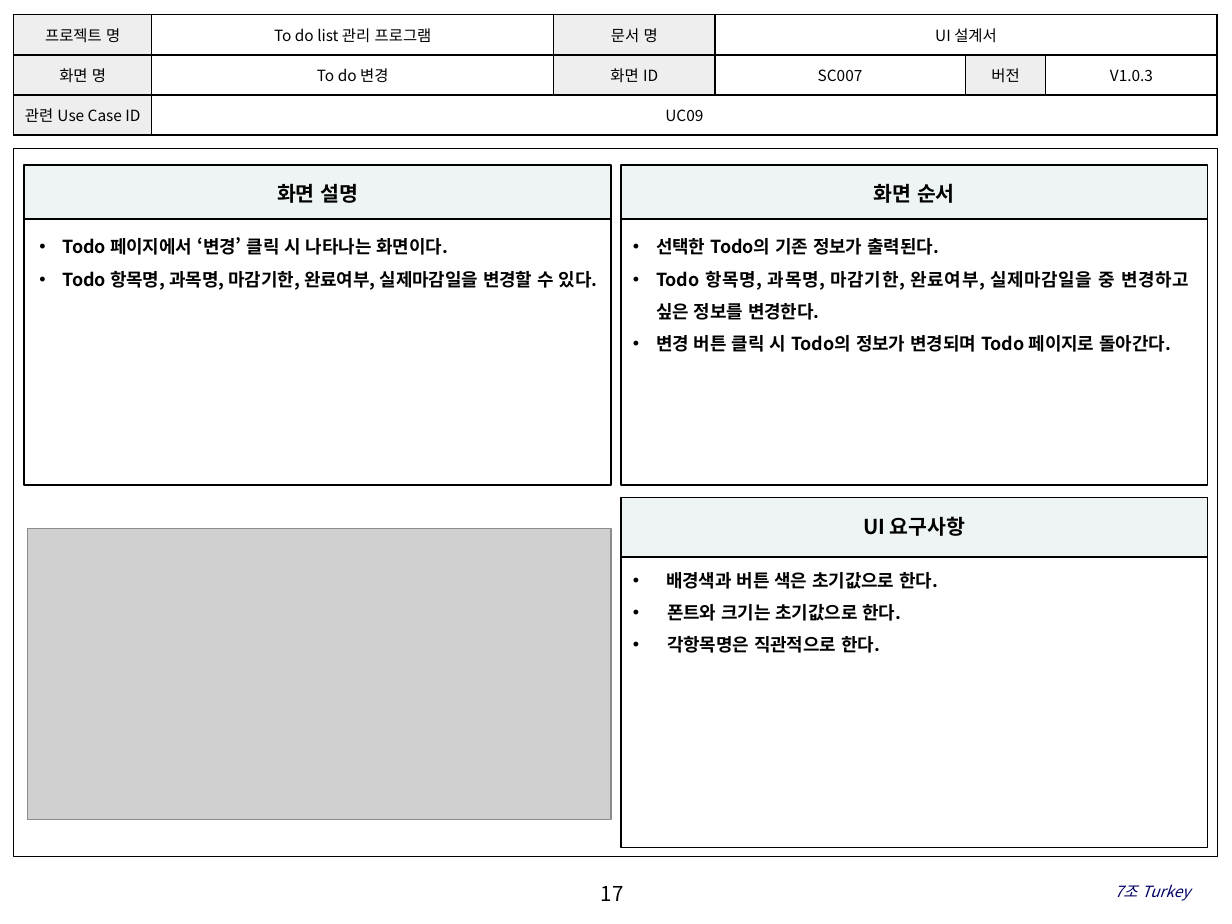
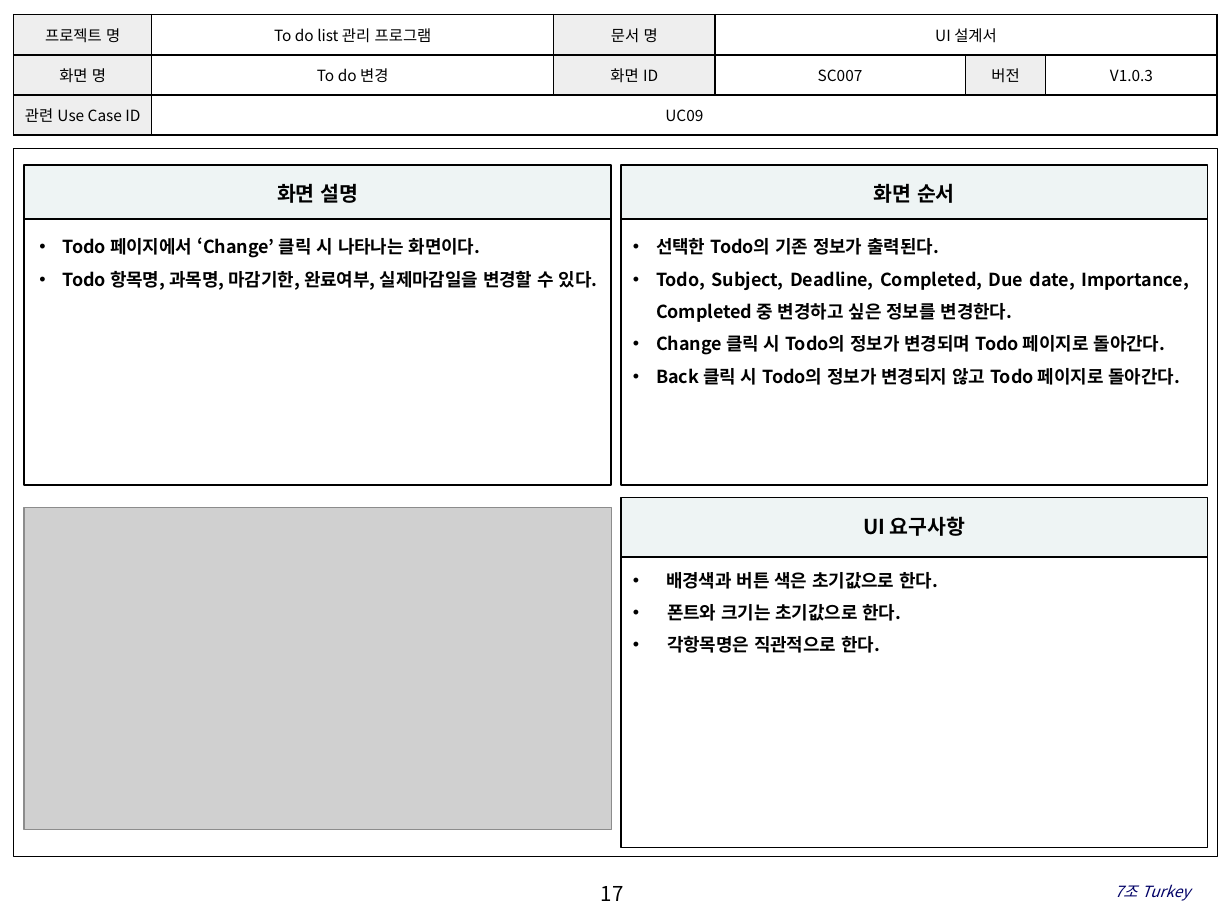
Before and after one commit to SE-admin/7, a slide deck: slide 17 of doc/3_ 설계서/UI Design.pptx. Drawn at 1232x924 pixels with LibreOffice and Linux fonts; fonts in the diff are those of the drawing; grey boxes stand for pictures; background and template pictures are left out. Boxes give left, top, right and bottom in pixels: in the first picture for what was removed or moved away, otherwise in the second. Text is boxed around its words. In the diff, an @@ line names an element or a change of style, - is before the commit and + after.

Commit message:
UI Design|doc|요구사항 변경으로 UI디자인 수정

```diff
--- a/doc/3_ 설계서/UI Design.pptx
+++ b/doc/3_ 설계서/UI Design.pptx
@@ text at [63,237,481,258]: text changed @@
-• Todo 페이지에서 ‘변경’ 클릭 시 나타나는 화면이다.
+• Todo 페이지에서 ‘Change’ 클릭 시 나타나는 화면이다.
@@ text at [656,271,1189,385]: text changed @@
-• Todo 항목명, 과목명, 마감기한, 완료여부, 실제마감일을 중 변경하고 싶은 정보를 변경한다.
-• 변경 버튼 클릭 시 Todo의 정보가 변경되며 Todo 페이지로 돌아간다.
+• Todo, Subject, Deadline, Completed, Due date, Importance, Completed 중 변경하고 싶은 정보를 변경한다.
+• Change 클릭 시 Todo의 정보가 변경되며 Todo 페이지로 돌아간다.
+• Back 클릭 시 Todo의 정보가 변경되지 않고 Todo 페이지로 돌아간다.
@@ picture: place and size @@
-picture at [27,529,611,819]
+picture at [23,508,611,830]
```
Also in this commit, not shown: 13 other slides changed.
